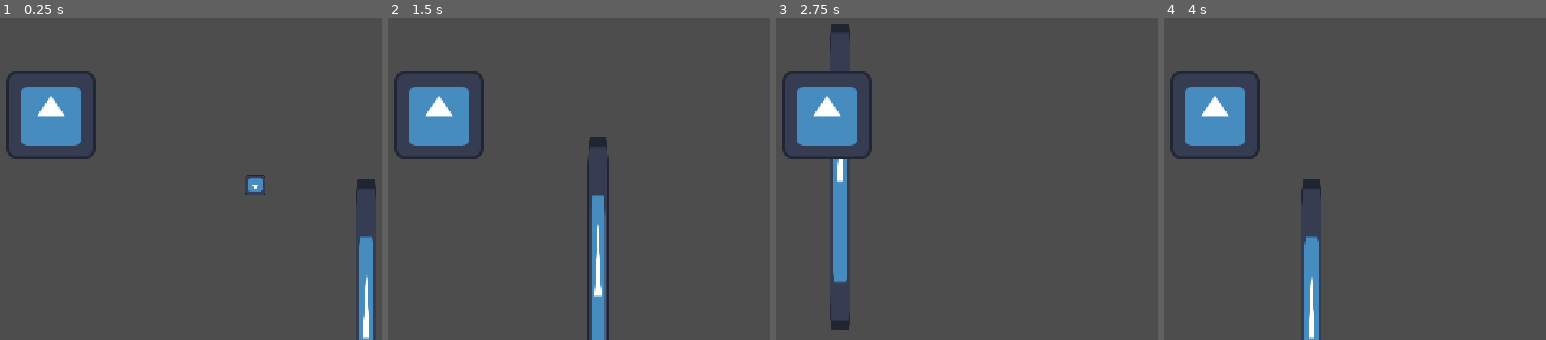
Above: before the commit, frames 1-4 (left to right).
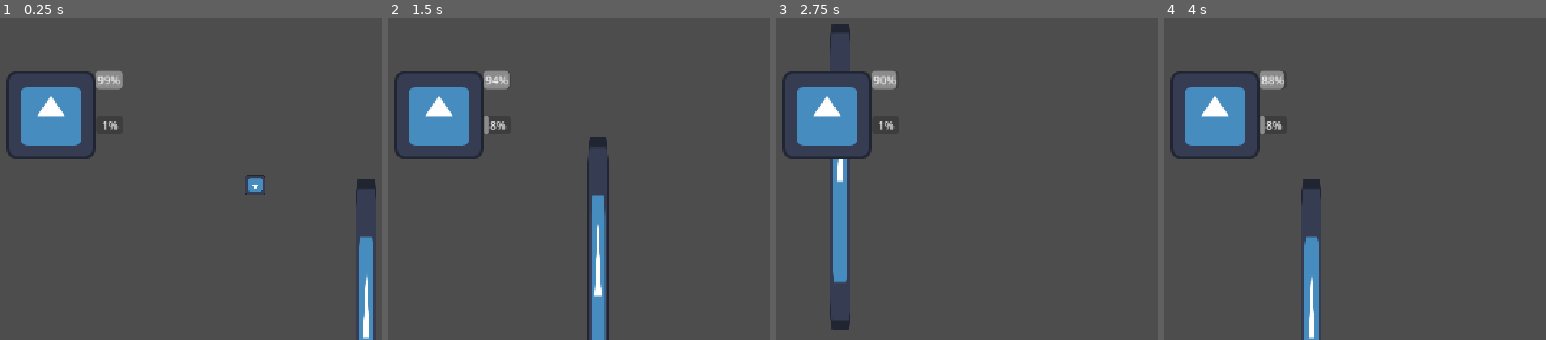
Above: after the commit, the same moments.

Repository: ChrisOnions/Gamejam26gmtk
Game: Godot game, scene res://scenes/main.tscn
Same seed, same stepped clock (60 frames per second), same inputs: the game is played once before the commit and once after it. The engine's default icon, where the game draws it, is replaced by a stand-in: a white triangle on a blue panel in a dark square.
Inputs:
- Up to frame 1 (0.25 s): no input
- Up to frame 2 (1.5 s): tap Enter at 0.5 s; hold D (Move_Right) 0.53-1.28 s; hold S (Move_Down) from 1.28 s (still down)
- Up to frame 3 (2.75 s): release S (Move_Down) at 2.03 s; hold D (Move_Right) from 2.03 s (still down)
- Up to frame 4 (4 s): release D (Move_Right) at 2.78 s; hold W (Move_UP) 2.78-3.53 s; hold A (Move_Left) from 3.53 s (still down)

The runs differ from the first frame. In frame 1, 0.5% of the frame differs, in the area x 25-33%, y 16-35%; in frame 2, 0.5%, in the area x 25-32%, y 16-37%; in frame 3, 0.4%; in frame 4, 0.5%.

Commit message:
added progress bars
added progress bard

Diff:
--- a/scenes/player/Player_2d.tscn
+++ b/scenes/player/Player_2d.tscn
@@ -17,3 +17,15 @@
 
 [node name="Sprite2D" type="Sprite2D" parent="." unique_id=997297988]
 texture = ExtResource("2_ie5yh")
+
+[node name="TopBar" type="ProgressBar" parent="." unique_id=1303120385]
+offset_left = 64.0
+offset_top = -64.0
+offset_right = 103.0
+offset_bottom = -37.0
+
+[node name="BottomBar" type="ProgressBar" parent="." unique_id=1167082867]
+offset_left = 65.0
+offset_top = 1.0
+offset_right = 104.0
+offset_bottom = 28.0
--- a/scenes/player/player_2d.gd
+++ b/scenes/player/player_2d.gd
@@ -6,6 +6,8 @@
 @export var drain_rate: float = 1.0
 @export var refill_rate: float = 2.0
 @export var grace_period: float = 3.0
+@onready var top_bar_ui: ProgressBar = $TopBar
+@onready var bottom_bar_ui: ProgressBar = $BottomBar
 
 var top_sand: float
 var bottom_sand: float
@@ -21,6 +23,7 @@
 	GameManager.player = self
 
 func _physics_process(delta: float) -> void:
+	update_ui()
 	if is_refilling:
 		bottom_sand = min(bottom_sand + refill_rate * delta, max_sand / 2.0)
 		if bottom_sand >= max_sand / 2.0:
@@ -39,7 +42,7 @@
 			if grace_time_left <= 0.0:
 				player_death()
 
-	print("Top: ", int(top_sand), " Bottom: ", int(bottom_sand), " Grace: ", grace_time_left if is_empty else "-")
+	#print("Top: ", int(top_sand), " Bottom: ", int(bottom_sand), " Grace: ", grace_time_left if is_empty else "-")
 
 	var input_dir := Input.get_vector("Move_Left", "Move_Right", "Move_UP", "Move_Down")
 	if input_dir:
@@ -67,3 +70,10 @@
 
 func player_death():
 	queue_free()
+
+func update_ui():
+	print(top_bar_ui)
+	top_bar_ui.max_value = max_sand/2
+	top_bar_ui.value = top_sand
+	bottom_bar_ui.max_value = max_sand/2
+	bottom_bar_ui.value = bottom_sand
Not shown, added: scenes/main.tscn6051747709.tmp
